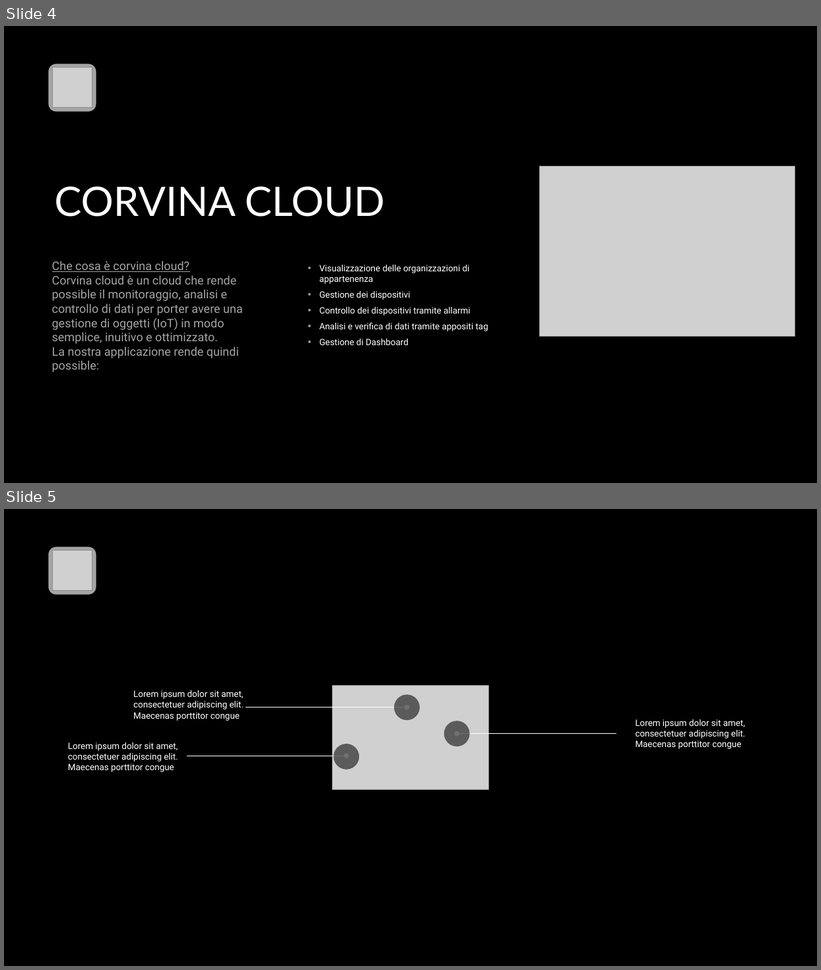
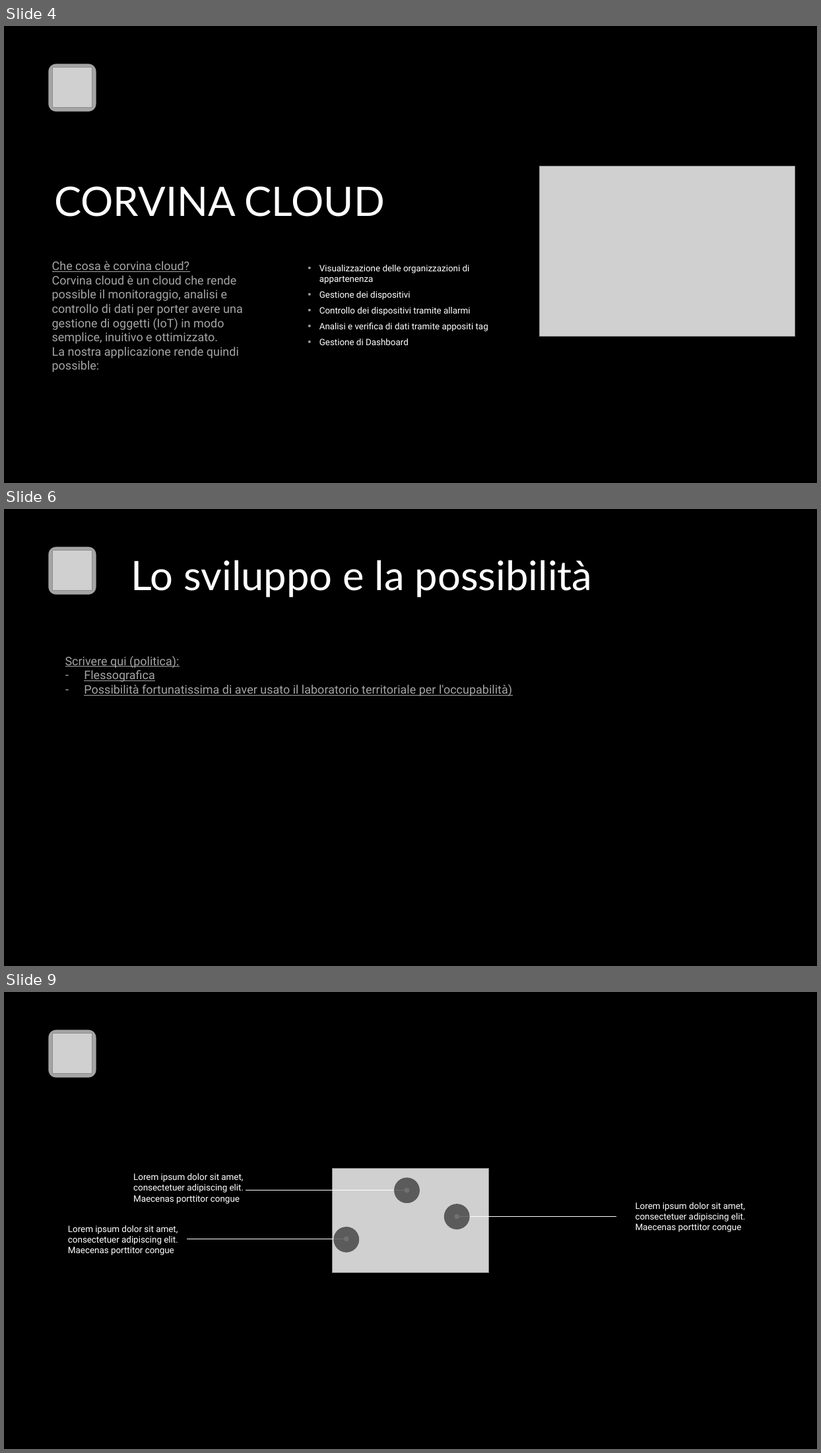
Before and after one commit to Corvina-project/CorvinaProject, a slide deck: presentazione.pptx. Shown one above the other, each under a label of ours: slides 4 and 5 before the commit, slides 4, 6 and 9 after it; the slides between them are not shown. The pictures are 821x970 and 821x1453 pixels, drawn with LibreOffice and Linux fonts; fonts in the diff are those of the drawing; grey boxes stand for pictures; background and template pictures are left out. Boxes give left, top, right and bottom in pixels: in the first picture for what was removed or moved away, otherwise in the second. Text is boxed around its words. In the diff, an @@ line names an element or a change of style, - is before the commit and + after.

```diff
--- a/presentazione.pptx
+++ b/presentazione.pptx
@@ slide 6 added at [4, 509, 817, 966], background #000000 @@
@@ rounded rectangle added at [48, 547, 96, 594], fill #A5A5A5 @@
@@ picture added at [52, 551, 92, 590] @@
@@ text added at [131, 560, 593, 597], 48 pt, text #FFFFFF @@
+Lo sviluppo e la possibilità
@@ text added at [65, 656, 512, 696], 14 pt, text #A5A5A5, underline @@
+Scrivere qui (politica):
+– Flessografica
+– Possibilità fortunatissima di aver usato il laboratorio territoriale per l'occupabilità)
@@ what was slide 5 is now slide 9 @@
```
Also in this commit, not shown: 3 other slides added.
